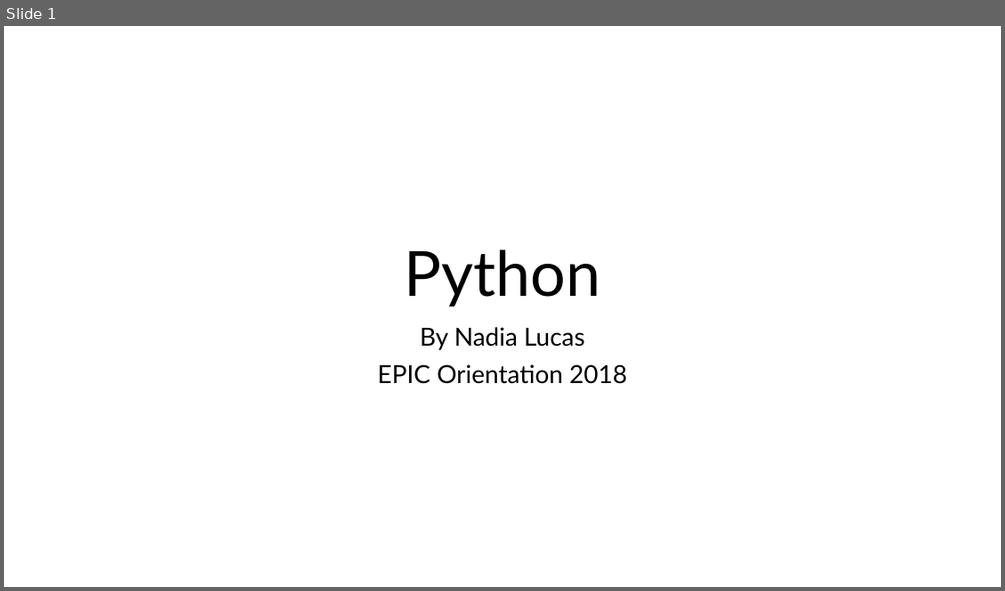
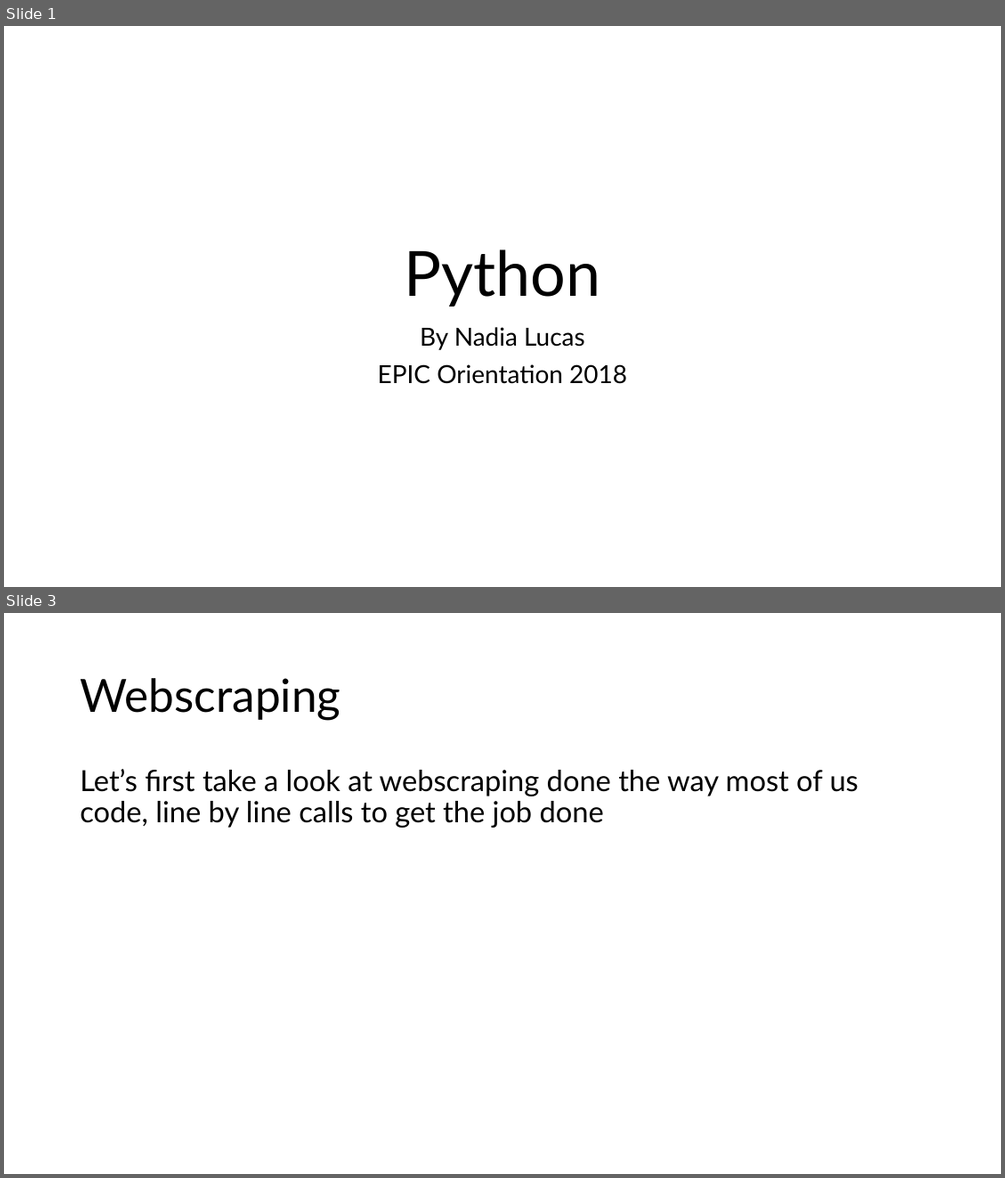
Before and after one commit to yixinsun1216/epic_orientation, a slide deck: Python/python_presentation.pptx. Shown one above the other, each under a label of ours: slide 1 before the commit, slides 1 and 3 after it; the slides between them are not shown. The pictures are 1005x591 and 1005x1178 pixels, drawn with LibreOffice and Linux fonts; fonts in the diff are those of the drawing. Boxes give left, top, right and bottom in pixels: in the first picture for what was removed or moved away, otherwise in the second. Text is boxed around its words. In the diff, an @@ line names an element or a change of style, - is before the commit and + after.

```diff
--- a/Python/python_presentation.pptx
+++ b/Python/python_presentation.pptx
@@ slide 3 added at bbox=[4, 613, 1001, 1174], background #FFFFFF @@
@@ title added at bbox=[80, 678, 340, 720], 44 pt, text #000000 @@
+Webscraping
@@ text added at bbox=[80, 769, 858, 827], 28 pt, text #000000 @@
+Let’s first take a look at webscraping done the way most of us code, line by line calls to get the job done
```
Also in this commit, not shown: 2 slides changed, 1 other slide added, 4 slides removed, 2 other files.
